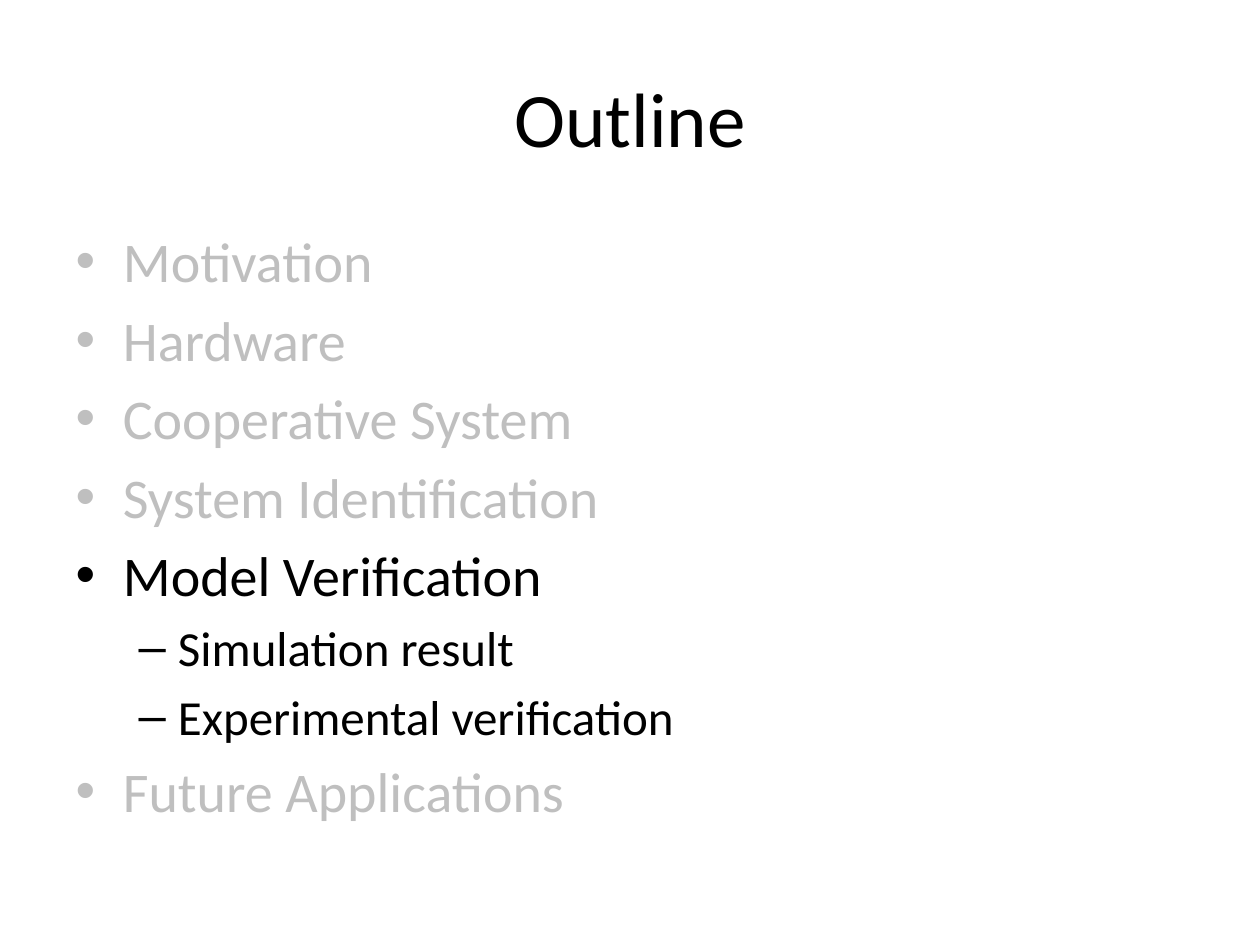
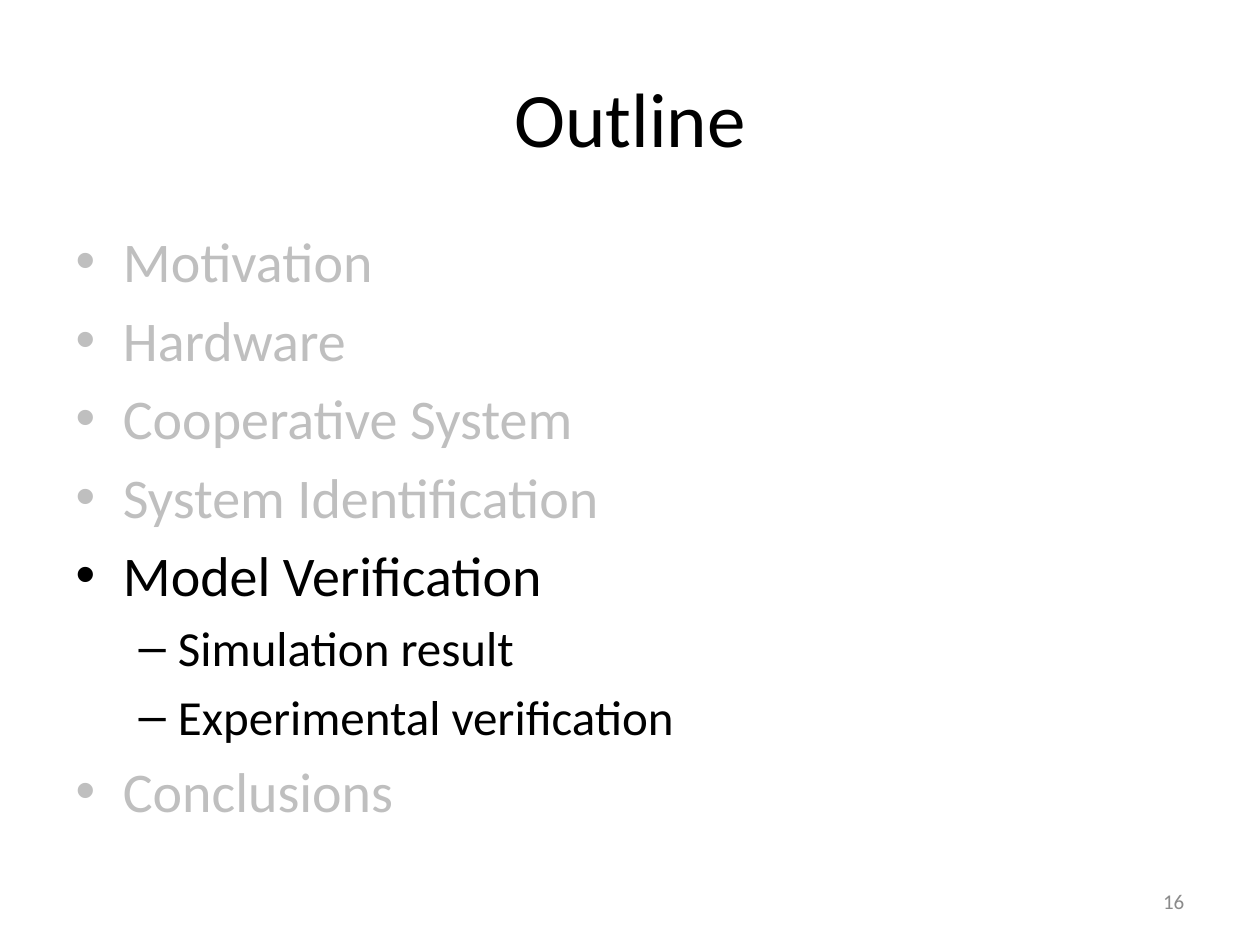
Before and after one commit to ryanjulian/manuscript-aamas2013, a slide deck: slide 16 of presentation/AAMAS_2013.pptx. Drawn at 1260x945 pixels with LibreOffice and Linux fonts; fonts in the diff are those of the drawing. Boxes give left, top, right and bottom in pixels: in the first picture for what was removed or moved away, otherwise in the second. Text is boxed around its words. In the diff, an @@ line names an element or a change of style, - is before the commit and + after.

```diff
--- a/presentation/AAMAS_2013.pptx
+++ b/presentation/AAMAS_2013.pptx
@@ text at box(123, 773, 393, 812): text changed @@
-• Future Applications
+• Conclusions
@@ page number added at box(1163, 895, 1184, 909), 12 pt, text #8C8C8C @@
+16
```
Also in this commit, not shown: 20 other slides changed, 2 slides added, 2 slides removed, 1 other file.
